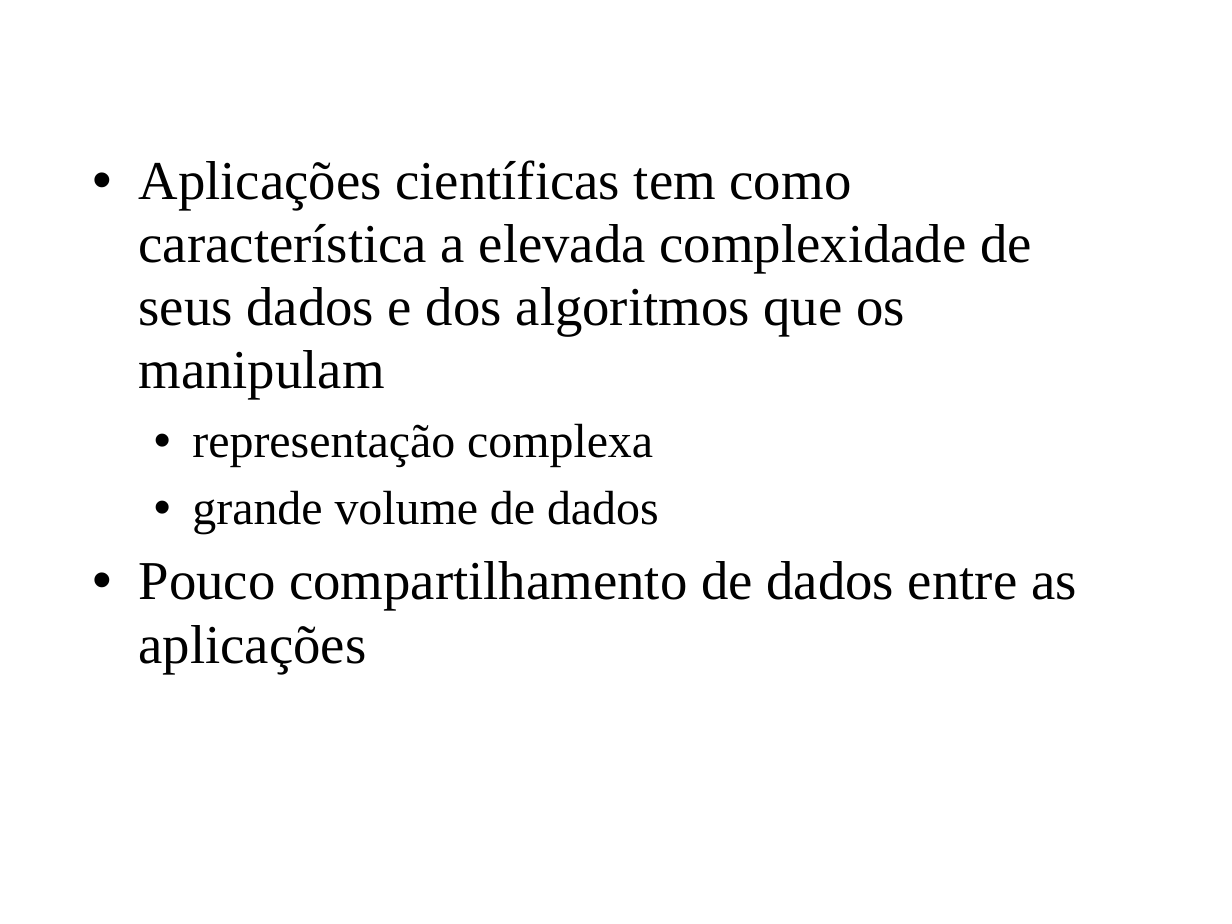
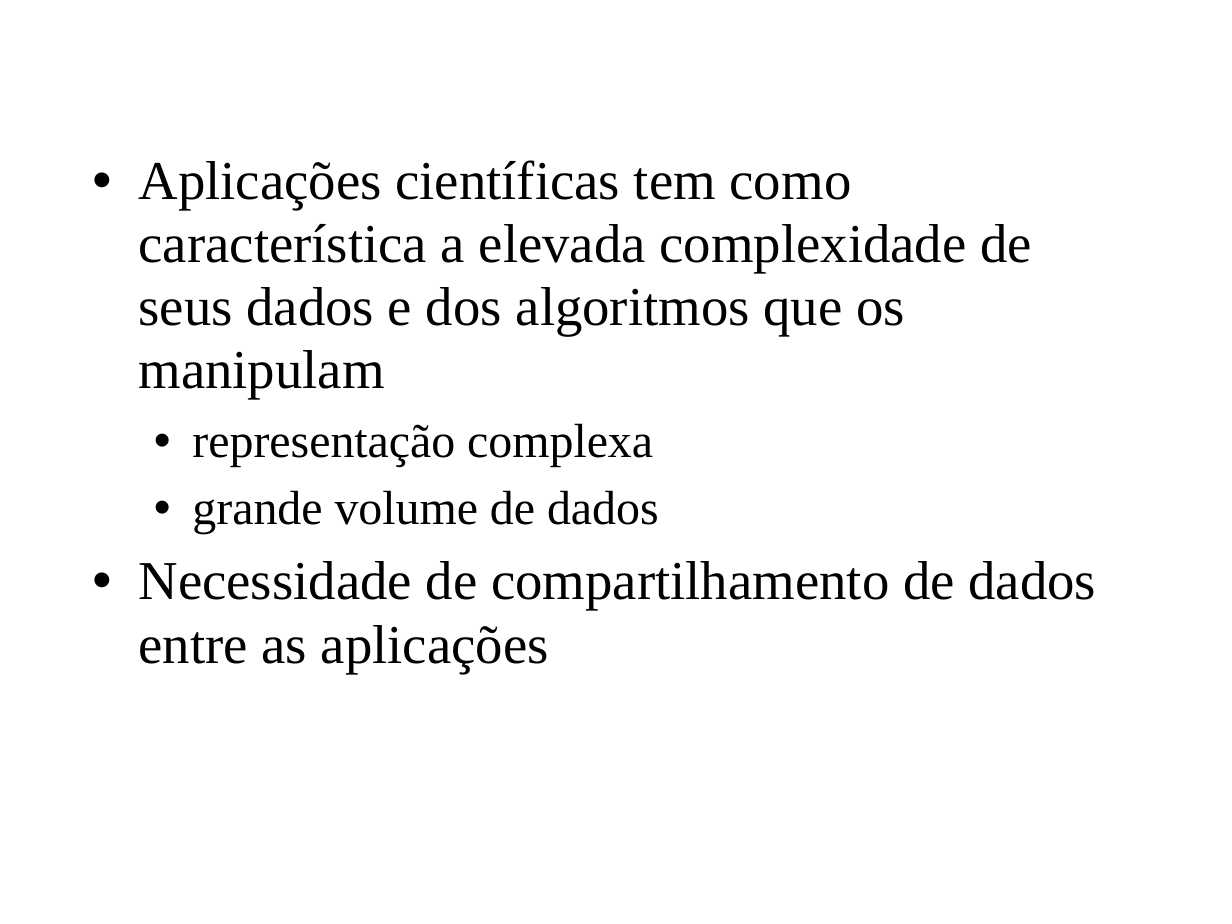
Before and after one commit to amadeubarbosa/openbus-core, a slide deck: slide 2 of docs/cursos/developer/11.DataService.ppt. Drawn at 1232x924 pixels with LibreOffice and Linux fonts; fonts in the diff are those of the drawing; background and template pictures are left out. Boxes give left, top, right and bottom in pixels: in the first picture for what was removed or moved away, otherwise in the second. Text is boxed around its words. In the diff, an @@ line names an element or a change of style, - is before the commit and + after.

Commit message:
Curso Desenvolvedor
+ Atualizando motivação do DataService.

```diff
--- a/docs/cursos/developer/11.DataService.ppt
+++ b/docs/cursos/developer/11.DataService.ppt
@@ text at [139,561,1096,673]: text changed @@
-• Pouco compartilhamento de dados entre as aplicações
+• Necessidade de compartilhamento de dados entre as aplicações
```
Also in this commit, not shown: 1 other slide changed.
